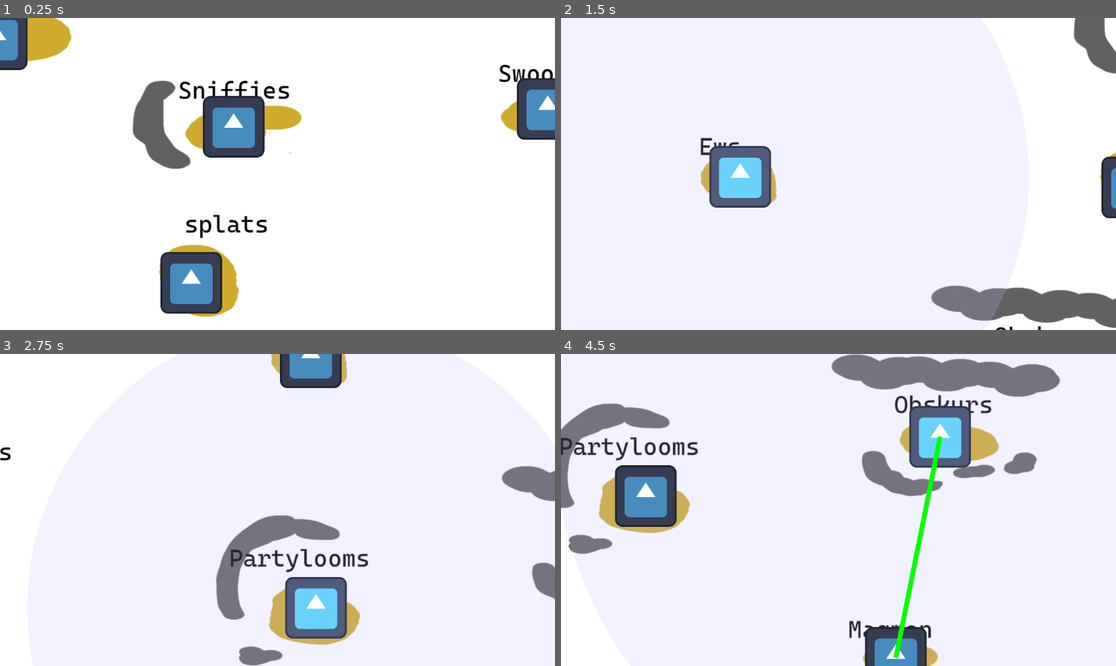
Above: before the commit, frames 1-4 (two rows, left to right).
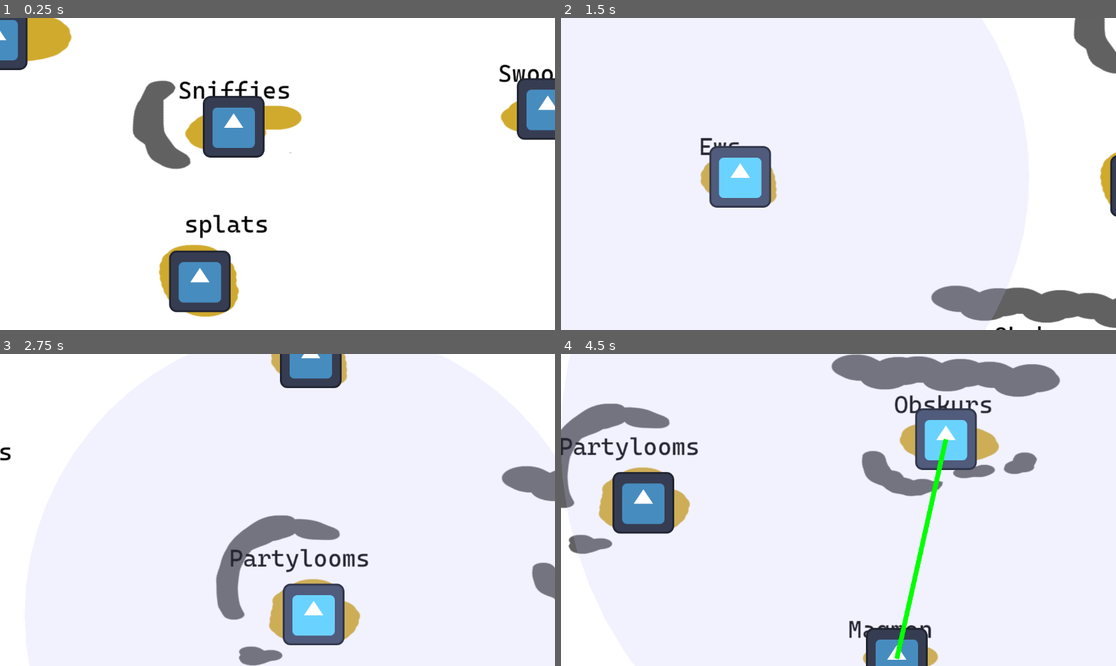
Above: after the commit, the same moments.

Repository: MaddestOfLads/jam-for-a-cause-team-stick-bug-game
Game: Godot game, scene res://Scene/map.tscn
The game is run twice, just before and just after one commit, with the same random seed, the same clock (stepped at 60 frames per second) and the same inputs. The engine's default icon, where the game draws it, is replaced by a stand-in: a white triangle on a blue panel in a dark square.
Inputs (mouse positions are in pixels of both pictures, inside the frame that each line leads up to):
- Up to frame 1 (0.25 s): no input
- Up to frame 2 (1.5 s): tap Enter at 0.5 s; drag from (794, 127) to (1110, 108) at 0.52 s; tap Space at 1.25 s; drag from (672, 255) to (871, 21) at 1.27 s
- Up to frame 3 (2.75 s): tap Enter at 2 s; move the mouse to (316, 606) at 2.02 s; press the mouse at (316, 606) at 2.03 s
- Up to frame 4 (4.5 s): release the mouse at (877, 606) at 2.75 s; tap Space at 2.75, 4.25 s; drag from (810, 572) to (672, 463) at 2.77 s; tap Enter at 3.5 s; drag from (988, 659) to (866, 510) at 3.52 s; drag from (1032, 438) to (755, 432) at 4.27 s

The runs differ from the first frame. In frame 1, 1.5% of the frame differs, in the area x 28-42%, y 74-95%; in frame 2, 0.5%; in frame 3, 1.4%; in frame 4, 4.0%, in the area x 0-75%, y 16-100%.

Commit message:
Import races to islands

Diff:
--- a/Scene/map.tscn
+++ b/Scene/map.tscn
@@ -19,6 +19,7 @@
 
 [node name="Sprite2D" type="Sprite2D" parent="." unique_id=1615771826]
 texture = ExtResource("3_31wal")
+metadata/_edit_lock_ = true
 
 [node name="Camera2D" type="Camera2D" parent="." unique_id=1058211037]
 script = ExtResource("3_54rcs")
@@ -34,101 +35,100 @@
 inhabiting_race = 26
 
 [node name="Island3" parent="IslandAndBridgeRoot" unique_id=1996463198 instance=ExtResource("4_31wal")]
-position = Vector2(-982, 724)
-inhabiting_race = 4
+position = Vector2(-987, 738)
+inhabiting_race = 6
 
 [node name="Island4" parent="IslandAndBridgeRoot" unique_id=2017080390 instance=ExtResource("4_31wal")]
 position = Vector2(-1566, -465)
-inhabiting_race = 26
+inhabiting_race = 12
 
 [node name="Island5" parent="IslandAndBridgeRoot" unique_id=1028045140 instance=ExtResource("4_31wal")]
 position = Vector2(-1954, -1095)
-inhabiting_race = 26
+inhabiting_race = 21
 
 [node name="Island6" parent="IslandAndBridgeRoot" unique_id=910691152 instance=ExtResource("4_31wal")]
 position = Vector2(-993, 204)
-inhabiting_race = 26
+inhabiting_race = 8
 
 [node name="Island7" parent="IslandAndBridgeRoot" unique_id=7579868 instance=ExtResource("4_31wal")]
-position = Vector2(-463, 1060)
-inhabiting_race = 26
+position = Vector2(-461, 1062)
+inhabiting_race = 14
 
 [node name="Island8" parent="IslandAndBridgeRoot" unique_id=1032984426 instance=ExtResource("4_31wal")]
 position = Vector2(749, 1023)
-inhabiting_race = 26
+inhabiting_race = 1
 
 [node name="Island9" parent="IslandAndBridgeRoot" unique_id=232748515 instance=ExtResource("4_31wal")]
-position = Vector2(-371, 601)
-inhabiting_race = 26
+position = Vector2(-359, 606)
 
 [node name="Island10" parent="IslandAndBridgeRoot" unique_id=1717877001 instance=ExtResource("4_31wal")]
 position = Vector2(-583, -280)
-inhabiting_race = 26
+inhabiting_race = 2
 
 [node name="Island11" parent="IslandAndBridgeRoot" unique_id=967029620 instance=ExtResource("4_31wal")]
 position = Vector2(531, 597)
-inhabiting_race = 26
+inhabiting_race = 19
 
 [node name="Island12" parent="IslandAndBridgeRoot" unique_id=1163492631 instance=ExtResource("4_31wal")]
 position = Vector2(1954, 1110)
-inhabiting_race = 26
+inhabiting_race = 4
 
 [node name="Island13" parent="IslandAndBridgeRoot" unique_id=1638542090 instance=ExtResource("4_31wal")]
 position = Vector2(1229, 825)
-inhabiting_race = 26
+inhabiting_race = 23
 
 [node name="Island14" parent="IslandAndBridgeRoot" unique_id=768656300 instance=ExtResource("4_31wal")]
 position = Vector2(-91, -98)
-inhabiting_race = 26
+inhabiting_race = 5
 
 [node name="Island15" parent="IslandAndBridgeRoot" unique_id=1782283731 instance=ExtResource("4_31wal")]
 position = Vector2(561, -135)
-inhabiting_race = 26
+inhabiting_race = 15
 
 [node name="Island16" parent="IslandAndBridgeRoot" unique_id=1146466295 instance=ExtResource("4_31wal")]
 position = Vector2(-1013, -1038)
-inhabiting_race = 26
+inhabiting_race = 9
 
 [node name="Island17" parent="IslandAndBridgeRoot" unique_id=401613557 instance=ExtResource("4_31wal")]
 position = Vector2(-184, -785)
-inhabiting_race = 26
+inhabiting_race = 17
 
 [node name="Island18" parent="IslandAndBridgeRoot" unique_id=2072657963 instance=ExtResource("4_31wal")]
-position = Vector2(-179, 226)
-inhabiting_race = 26
+position = Vector2(-161, 223)
+inhabiting_race = 25
 
 [node name="Island19" parent="IslandAndBridgeRoot" unique_id=609901727 instance=ExtResource("4_31wal")]
 position = Vector2(1025, 234)
-inhabiting_race = 26
+inhabiting_race = 18
 
 [node name="Island20" parent="IslandAndBridgeRoot" unique_id=28071542 instance=ExtResource("4_31wal")]
 position = Vector2(1342, 119)
-inhabiting_race = 26
+inhabiting_race = 7
 
 [node name="Island21" parent="IslandAndBridgeRoot" unique_id=890590131 instance=ExtResource("4_31wal")]
 position = Vector2(1508, 317)
-inhabiting_race = 26
+inhabiting_race = 24
 
 [node name="Island22" parent="IslandAndBridgeRoot" unique_id=78530421 instance=ExtResource("4_31wal")]
 position = Vector2(1282, -166)
-inhabiting_race = 26
+inhabiting_race = 16
 
 [node name="Island23" parent="IslandAndBridgeRoot" unique_id=691411900 instance=ExtResource("4_31wal")]
 position = Vector2(1260, -717)
-inhabiting_race = 26
+inhabiting_race = 20
 
 [node name="Island24" parent="IslandAndBridgeRoot" unique_id=621575409 instance=ExtResource("4_31wal")]
 position = Vector2(134, -579)
-inhabiting_race = 26
+inhabiting_race = 11
 
 [node name="Island25" parent="IslandAndBridgeRoot" unique_id=1217184711 instance=ExtResource("4_31wal")]
 position = Vector2(648, -625)
-inhabiting_race = 26
+inhabiting_race = 3
 
 [node name="Island26" parent="IslandAndBridgeRoot" unique_id=1845251577 instance=ExtResource("4_31wal")]
 position = Vector2(580, -901)
-inhabiting_race = 26
+inhabiting_race = 22
 
 [node name="Island27" parent="IslandAndBridgeRoot" unique_id=1149855531 instance=ExtResource("4_31wal")]
 position = Vector2(1866, -1043)
-inhabiting_race = 26
+inhabiting_race = 13
